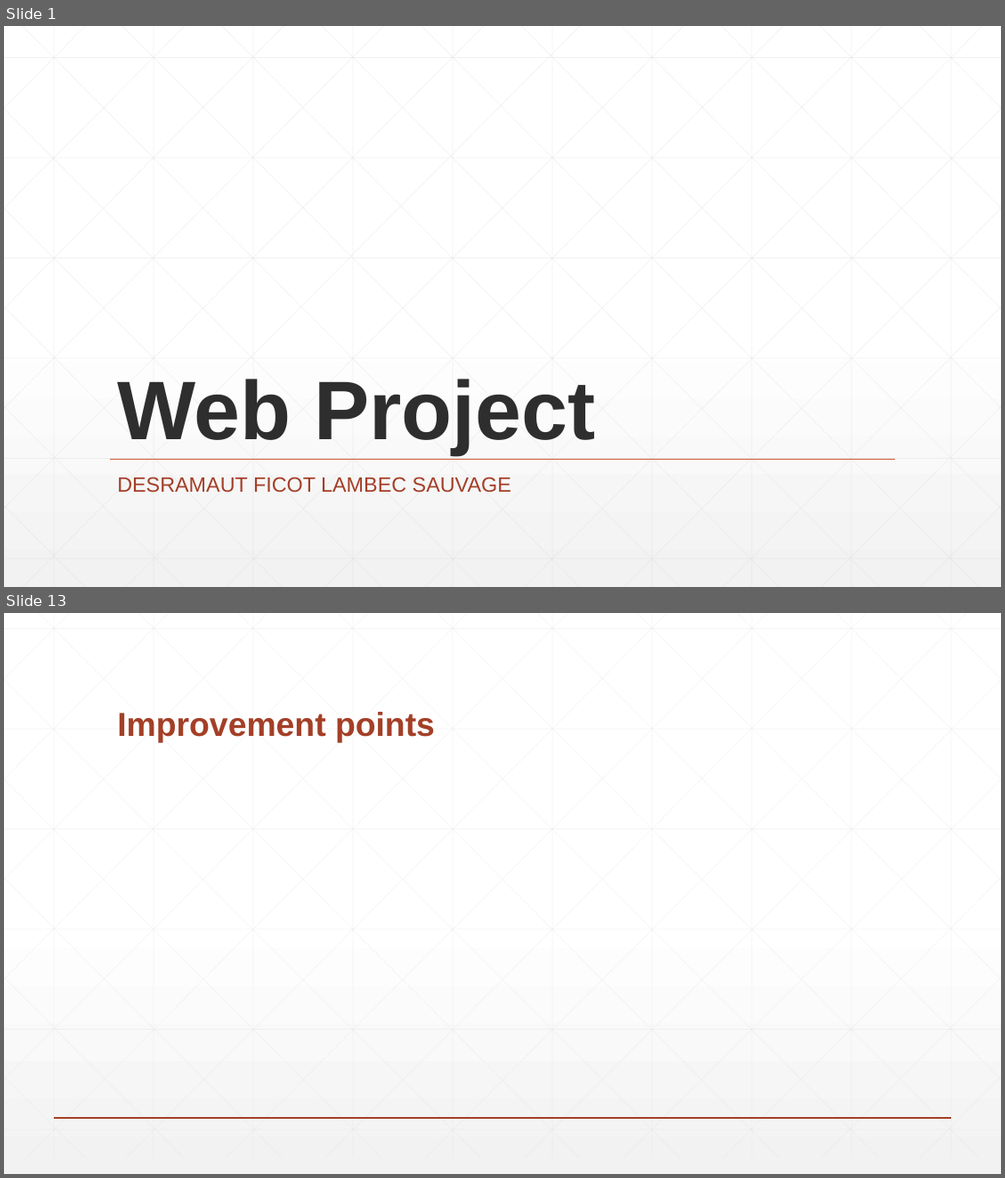
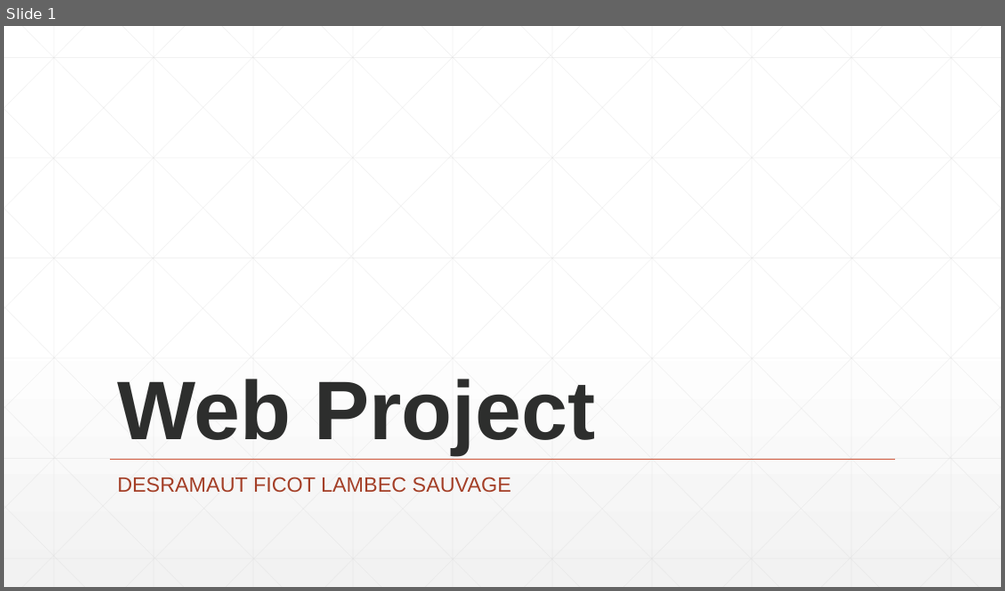
Before and after one commit to PaulFICOT/CESI_A2_Web_G2, a slide deck: Présentation/Web Project.pptx. Shown one above the other, each under a label of ours: slides 1 and 13 before the commit, slide 1 after it; the slides between them are not shown. The pictures are 1005x1178 and 1005x591 pixels, drawn with LibreOffice and Linux fonts; fonts in the diff are those of the drawing. Boxes give left, top, right and bottom in pixels: in the first picture for what was removed or moved away, otherwise in the second. Text is boxed around its words. In the diff, an @@ line names an element or a change of style, - is before the commit and + after.

```diff
--- a/Présentation/Web Project.pptx
+++ b/Présentation/Web Project.pptx
@@ slide 13 removed at bbox=[4, 613, 1001, 1174], background gradient #FFFFFF to #F2F2F2 @@
@@ title removed at bbox=[117, 712, 435, 743] @@
-Improvement points
@@ group removed at bbox=[4, 613, 1001, 1159]: 46 lines @@
@@ line removed from (54, 1118) to (952, 1118) @@
```
Also in this commit, not shown: 11 slides changed, 2 slides added, 1 other slide removed, 3 other files.
